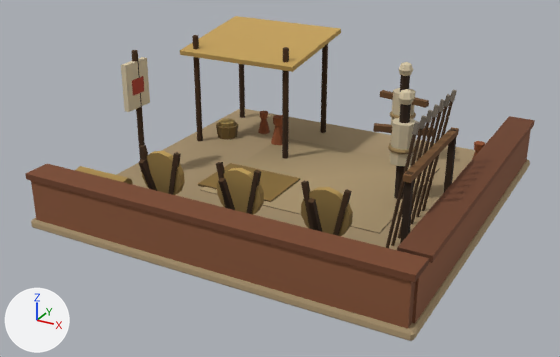
What one commit did to the glTF model apps/client/public/models/buildings/training_grounds.glb.
One viewpoint serves both versions: a camera (50 mm lens) standing at (2.89, -5.64, 2.94) and looking at (-0.09, -0.23, 0.23). Lighting does not change. The marker at lower left points along +X, +Y and +Z. The first picture is the older version. Vertices at exactly the same position are counted once.

Script lines for the objects in view, before the commit:
```python
me_tg_earth_base = bpy.data.meshes.new('tg_earth_base')
me_tg_earth_base.from_pydata(...)  # 24 vertices, 44 faces; spans x -1.65..1.65, y -1.65..1.65, z -0.04..0.04
me_tg_earth_base.materials.append(mat_earth_pack)
me_tg_thatch_disc = bpy.data.meshes.new('tg_thatch_disc')
me_tg_thatch_disc.from_pydata(...)  # 106 vertices, 192 faces; spans x -2.29..0.19, y -0.35..2.47, z -0.2..0.76
me_tg_thatch_disc.materials.append(mat_thatch_mat)
me_tg_wood_leg = bpy.data.meshes.new('tg_wood_leg')
me_tg_wood_leg.from_pydata(...)  # 190 vertices, 308 faces; spans x -2.31..0.48, y -0.25..2.42, z -0.3..0.88
me_tg_wood_leg.materials.append(mat_wood_dark)
ob_training_grounds_earth_pack = bpy.data.objects.new('training_grounds_earth_pack', me_tg_earth_base)
ob_training_grounds_earth_pack.location = (0.0, 0.0, 0.04)
ob_training_grounds_thatch_mat = bpy.data.objects.new('training_grounds_thatch_mat', me_tg_thatch_disc)
ob_training_grounds_thatch_mat.location = (0.72, -1.0, 0.42)
ob_training_grounds_wood_dark = bpy.data.objects.new('training_grounds_wood_dark', me_tg_wood_leg)
ob_training_grounds_wood_dark.location = (0.83, -1.02, 0.35)
# also in view: 'training_grounds_thatch_dark' at (-0.73, 0.23, 0.14); 'training_grounds_mud_terra' at (0.01, -0.01, 0.26); 'training_grounds_clay_grey' at (1.27, -0.35, 1.11); 'training_grounds_sand_spit' at (0.1, 0.25, 0.08); 'training_grounds_wood_mid' at (-0.05, -0.17, 0.53)
```
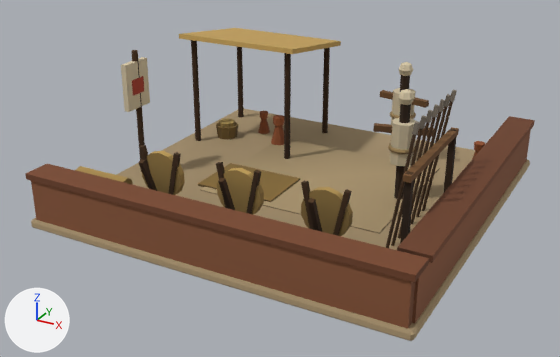
Where the change shows, as pixel boxes (x1, y1, x2, y2) in the pictures (560 x 357 px; the box of a moved part takes in the faces that stretch with it):
'training_grounds_thatch_mat', reshaped
    before: (75, 16, 353, 236)
    after: (75, 28, 353, 236)
'training_grounds_wood_dark', reshaped
    before: (132, 35, 457, 244)
    after: (132, 40, 457, 244)
part 1 of me_tg_wood_leg, moved or reshaped
    before: (239, 64, 245, 118)
    after: (284, 53, 291, 159)
part 2 of me_tg_wood_leg, moved or reshaped
    before: (282, 47, 289, 158)
    after: (237, 47, 244, 118)
part 3 of me_tg_wood_leg, moved or reshaped
    before: (192, 35, 203, 141)
    after: (191, 40, 201, 141)
part 4 of me_tg_thatch_disc, moved or reshaped
    before: (180, 16, 341, 72)
    after: (179, 28, 341, 54)

What the commit changed:
me_tg_wood_leg is used by ob_training_grounds_wood_dark; location (0.83, -1.02, 0.35).
me_tg_wood_leg had 190 vertices, 308 faces and spanned x -2.31..0.48, y -0.25..2.42, z -0.3..0.88.
me_tg_wood_leg now has 190 vertices, 308 faces and spans x -2.33..0.48, y -0.25..2.42, z -0.3..0.88.
me_tg_wood_leg part 1: the loose piece of 14 vertices spanning x -2.31..-2.25, y 2.36..2.42, z -0.27..0.68 is scaled about its middle by (1, 1, 1.11), then moved by (1.02, -0.84, 0.05).
me_tg_wood_leg part 2: the loose piece of 14 vertices spanning x -1.31..-1.25, y 1.52..1.58, z -0.27..0.82 is scaled about its middle by (1, 1, 0.861), then moved by (-1.02, 0.84, -0.08).
me_tg_wood_leg part 3: the loose piece of 14 vertices spanning x -2.31..-2.25, y 1.52..1.58, z -0.27..0.82 is scaled about its middle by (1, 1, 0.969), then moved by (-0.02, 0.0, -0.02).
Other edits to the shape of me_tg_wood_leg do not show in these pictures.
me_tg_thatch_disc is used by ob_training_grounds_thatch_mat; location (0.72, -1.0, 0.42).
me_tg_thatch_disc had 106 vertices, 192 faces and spanned x -2.29..0.19, y -0.35..2.47, z -0.2..0.76.
me_tg_thatch_disc now has 106 vertices, 192 faces and spans x -2.29..0.19, y -0.35..2.47, z -0.2..0.78.
me_tg_thatch_disc part 4: the loose piece of 8 vertices spanning x -2.29..-1.04, y 1.43..2.47, z 0.57..0.76 is turned -16 degrees about the x axis through its middle, then moved by (0.0, 0.0, 0.02).
